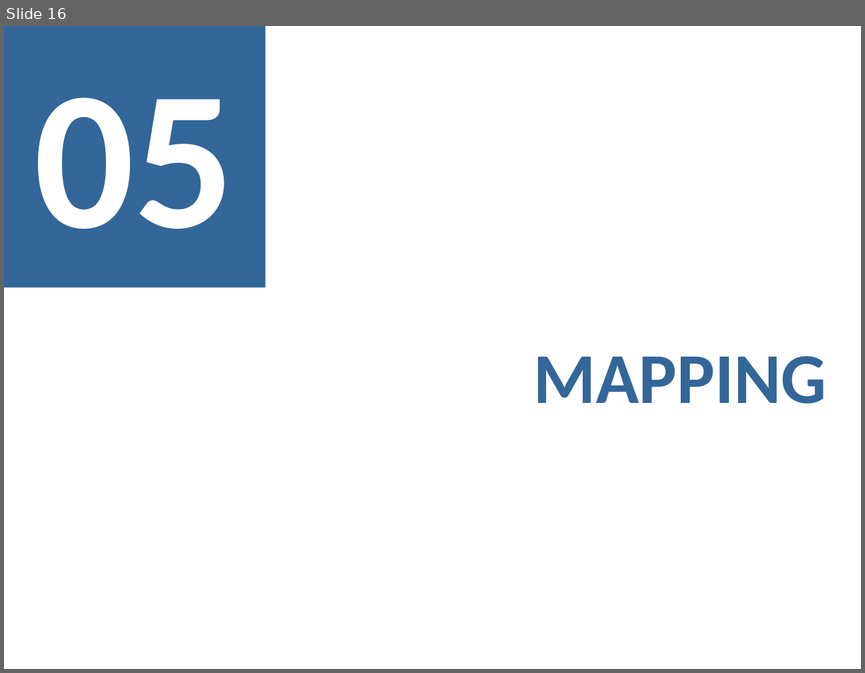
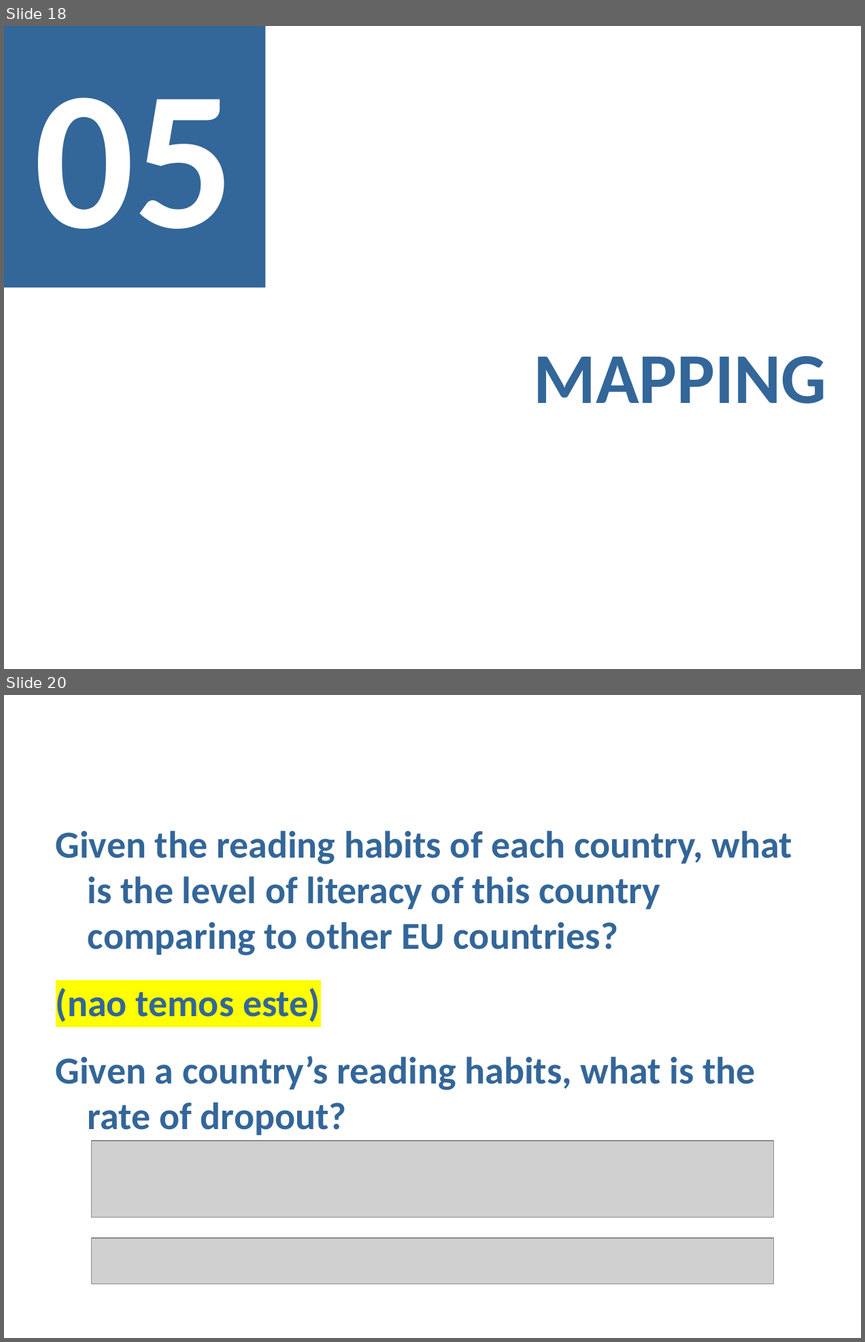
Before and after one commit to MargaridaMorais/information_visualization, a slide deck: CheckpointII/Lab04-PresentationTemplate.pptx. Shown one above the other, each under a label of ours: slide 16 before the commit, slides 18 and 20 after it; the slides between them are not shown. The pictures are 865x673 and 865x1342 pixels, drawn with LibreOffice and Linux fonts; fonts in the diff are those of the drawing; grey boxes stand for pictures. Boxes give left, top, right and bottom in pixels: in the first picture for what was removed or moved away, otherwise in the second. Text is boxed around its words. In the diff, an @@ line names an element or a change of style, - is before the commit and + after.

```diff
--- a/CheckpointII/Lab04-PresentationTemplate.pptx
+++ b/CheckpointII/Lab04-PresentationTemplate.pptx
@@ slide 20 added at (x1=4, y1=695, x2=861, y2=1338), background #FFFFFF @@
@@ text added at (x1=56, y1=830, x2=792, y2=1135), 32 pt, text #336699, bold @@
+Given the reading habits of each country, what is the level of literacy of this country comparing to other EU countries?
+(nao temos este)
+Given a country’s reading habits, what is the rate of dropout?
@@ picture added at (x1=92, y1=1140, x2=773, y2=1217) @@
@@ picture added at (x1=92, y1=1238, x2=773, y2=1284) @@
@@ what was slide 16 is now slide 18 @@
```
Also in this commit, not shown: 5 slides changed, 5 other slides added, 1 slide removed.
